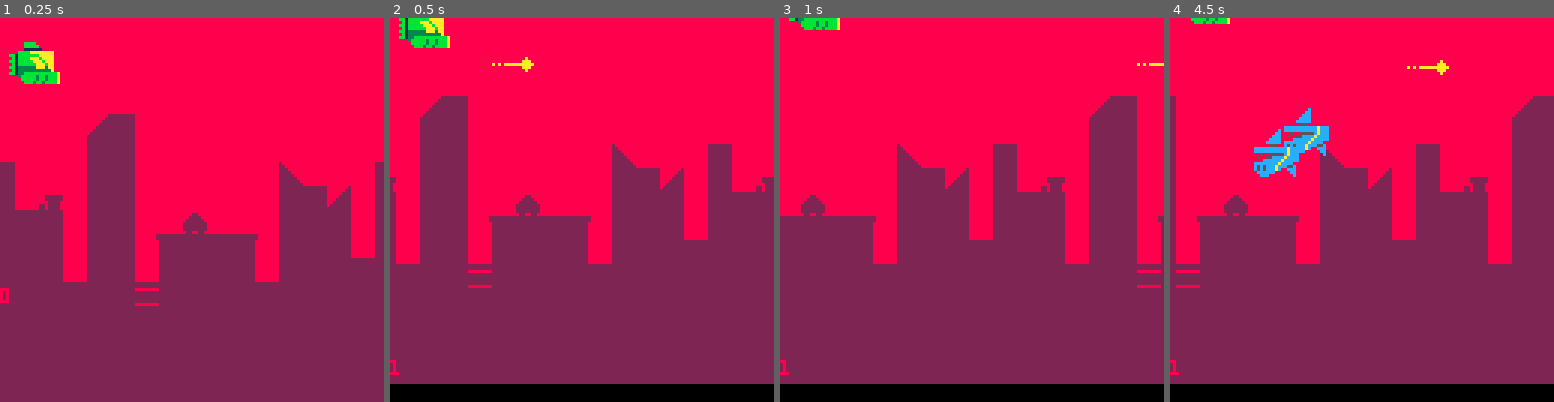
Above: before the commit, frames 1-4 (left to right).
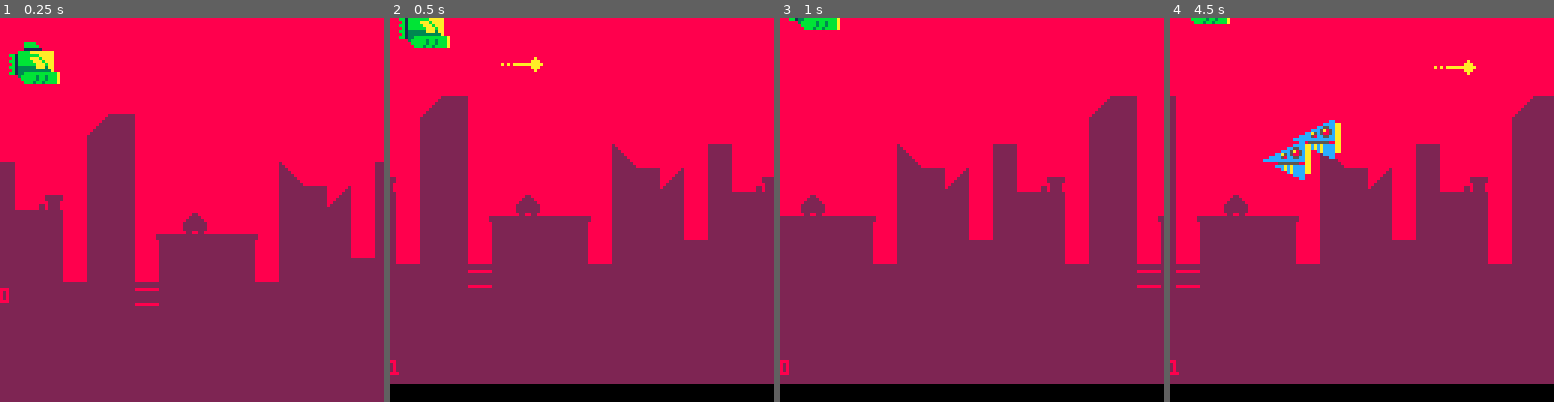
Above: after the commit, the same moments.

Repository: aelavell/shipz
Game: PICO-8 cartridge shipz.p8
The game is run twice, just before and just after one commit, with the same random seed, the same clock (stepped at 60 frames per second) and the same inputs.
Inputs:
- Up to frame 1 (0.25 s): no input
- Up to frame 2 (0.5 s): tap X (X key) at 0.33 s
- Up to frame 3 (1 s): no input
- Up to frame 4 (4.5 s): tap X (X key) at 1.07, 1.85, 2.97, 4.08 s

Frame 1 is identical in both runs. In frame 2, 0.1% of the frame differs, in the area x 26-40%, y 10-15%; in frame 3, 0.1%; in frame 4, 2.0%, in the area x 21-80%, y 10-43%.

Commit message:
Add a simple song, and variation in enemies.

Diff:
--- a/shipz.p8
+++ b/shipz.p8
@@ -26,7 +26,11 @@
 	a.vel={-10-rnd(40),0}
 	a.x=130+rnd(50)
 	a.y=32+rnd(64)
-	a.s={4,2,3}
+	if flr(rnd(2))==0 then
+		a.s={4,2,3}
+	else
+		a.s={7,3,3}
+	end
 	a.size={16,15}
 
 	add(bad_shipz,a)
@@ -35,7 +39,7 @@
 
 function make_bullet(s)
 	local a={}
-	a.vel={170,0}
+	a.vel={190,0}
 	a.acl=0
 	a.x=s.x+4
 	a.y=s.y+4
@@ -144,6 +148,7 @@
 	make_ship(2,0)
 	bg={}
 	bg.x=0
+	music(0,0,1+2+4)
 end
 __gfx__
 00000000000000000000000000000000000000000000000000000000000000000000000000000000000000000000000000000000000000000000000000000000
Not shown, changed: the music (__music__) section of shipz.p8
Not shown, changed: the sound effects (__sfx__) section of shipz.p8
